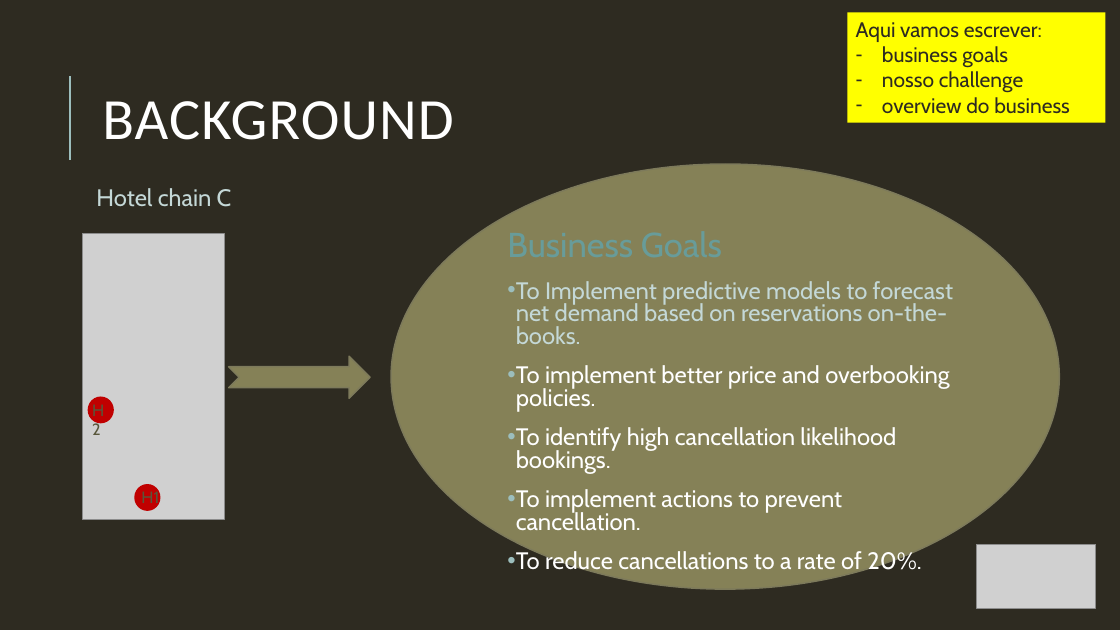
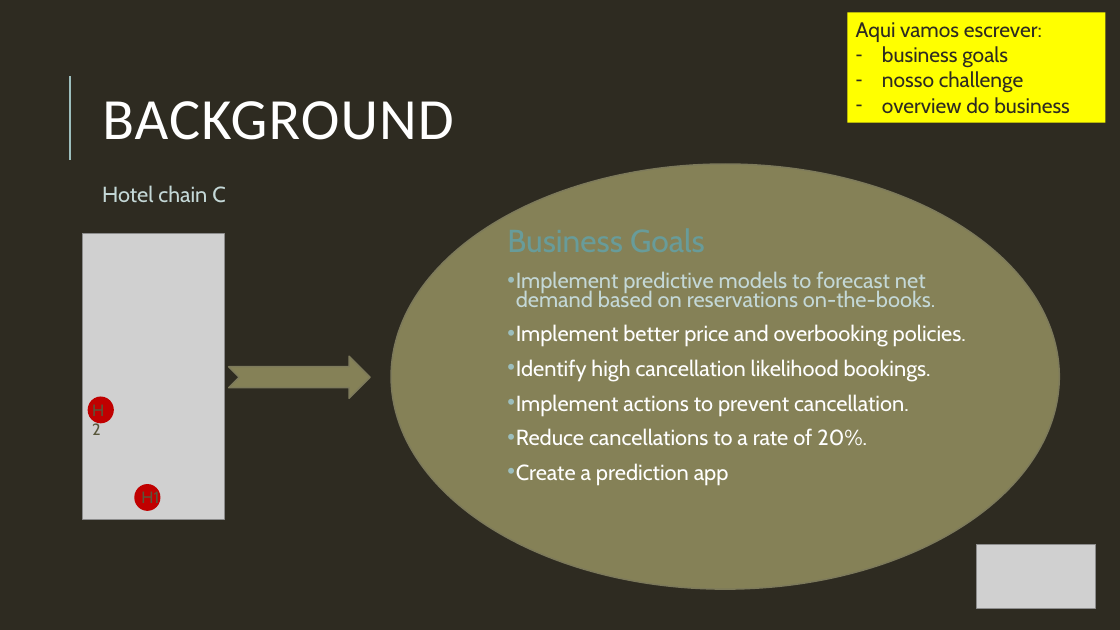
Before and after one commit to Debs86/Business_Cases_Projects, a slide deck: slide 2 of BC2/GroupD_BC2_Presentation.pptx. Drawn at 1120x630 pixels with LibreOffice and Linux fonts; fonts in the diff are those of the drawing; grey boxes stand for pictures. Boxes give left, top, right and bottom in pixels: in the first picture for what was removed or moved away, otherwise in the second. Text is boxed around its words. In the diff, an @@ line names an element or a change of style, - is before the commit and + after.

```diff
--- a/BC2/GroupD_BC2_Presentation.pptx
+++ b/BC2/GroupD_BC2_Presentation.pptx
@@ text "Hotel chain C" at (x1=102, y1=185, x2=225, y2=203): size 20.4 to 18.7 pt; line spacing 0.8 to 0.7 @@
@@ text "Business Goals" at (x1=516, y1=271, x2=966, y2=486): size 29.6 to 27.2 pt in "Business Goals"; line spacing 0.8 to 0.7 @@
@@ text at (x1=516, y1=271, x2=966, y2=486): text changed; size 20.4 to 18.7 pt @@
-• To Implement predictive models to forecast net demand based on reservations on-the-books.
-• To implement better price and overbooking policies.
-• To identify high cancellation likelihood bookings.
-• To implement actions to prevent cancellation.
-• To reduce cancellations to a rate of 20%.
+• Implement predictive models to forecast net demand based on reservations on-the-books.
+• Implement better price and overbooking policies.
+• Identify high cancellation likelihood bookings.
+• Implement actions to prevent cancellation.
+• Reduce cancellations to a rate of 20%.
+• Create a prediction app
```
Also in this commit, not shown: 3 other slides changed, 1 slide removed.
